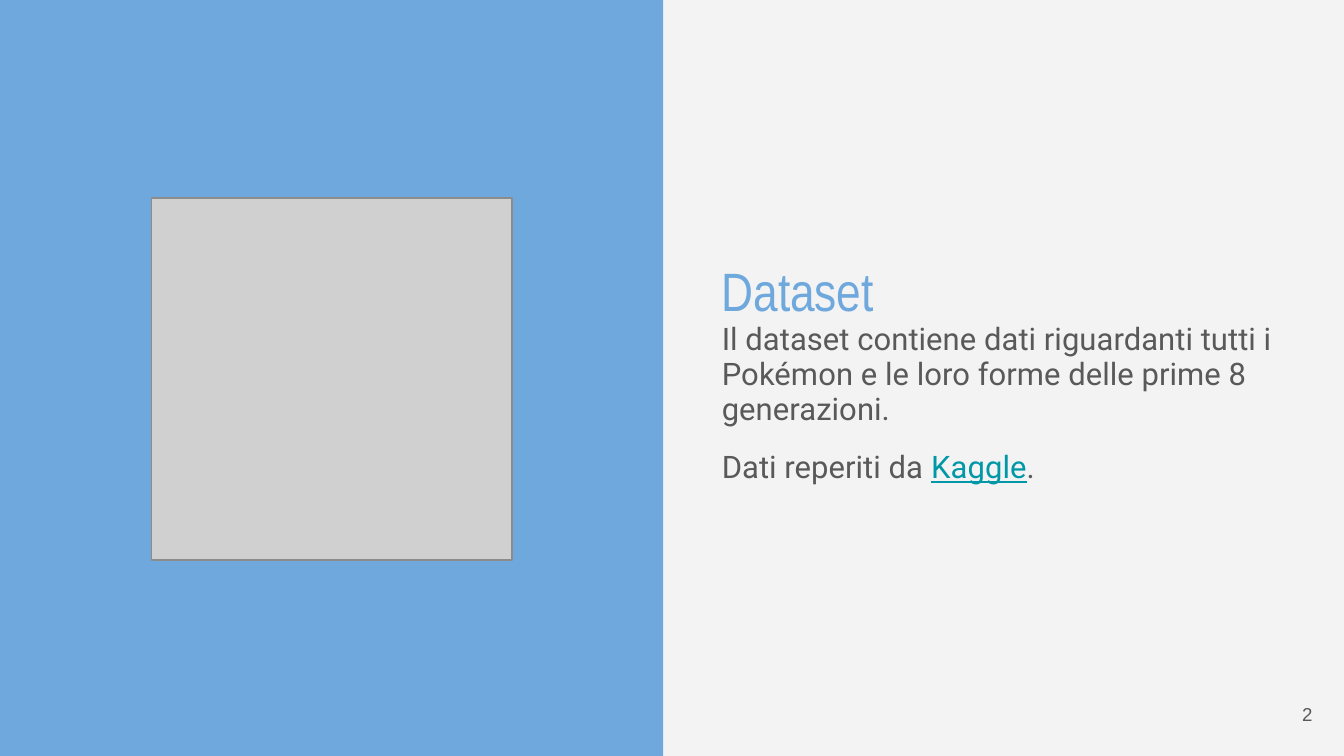
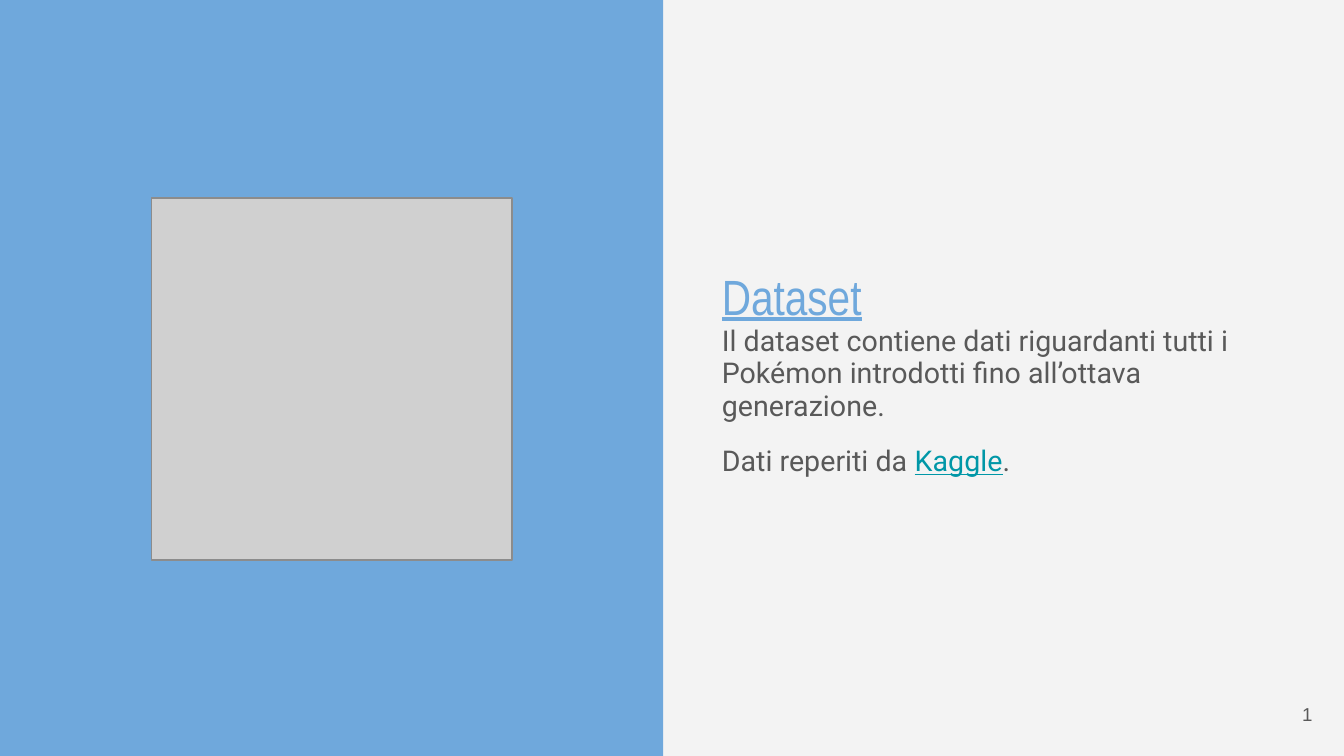
Before and after one commit to Mantotheale/PokemonScientificVisualization, a slide deck: slide 2 of Pokemon - Visualizzazione Scientifica.pptx. Drawn at 1344x756 pixels with LibreOffice and Linux fonts; fonts in the diff are those of the drawing; grey boxes stand for pictures. Boxes give left, top, right and bottom in pixels: in the first picture for what was removed or moved away, otherwise in the second. Text is boxed around its words. In the diff, an @@ line names an element or a change of style, - is before the commit and + after.

```diff
--- a/Pokemon - Visualizzazione Scientifica.pptx
+++ b/Pokemon - Visualizzazione Scientifica.pptx
@@ text at bbox=[722, 281, 1010, 477]: size 28.9 to 26.5 pt, underline on in "Dataset"; size 16.6 to 15.3 pt in "Dati reperiti da Kaggle." @@
@@ text at bbox=[722, 329, 1228, 422]: text changed; size 16.6 to 15.3 pt @@
-Il dataset contiene dati riguardanti tutti i Pokémon e le loro forme delle prime 8 generazioni.
+Il dataset contiene dati riguardanti tutti i Pokémon introdotti fino all’ottava generazione.
@@ text at bbox=[1302, 708, 1312, 721]: text changed @@
-2
+1
```
Also in this commit, not shown: 15 other slides changed, 5 slides added, 1 slide removed, 1 other file.
